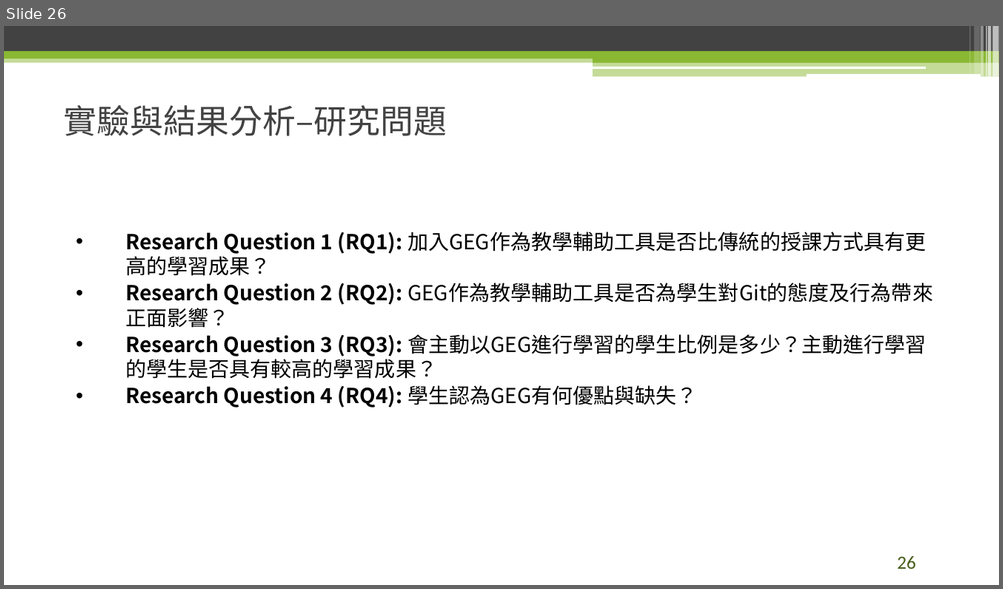
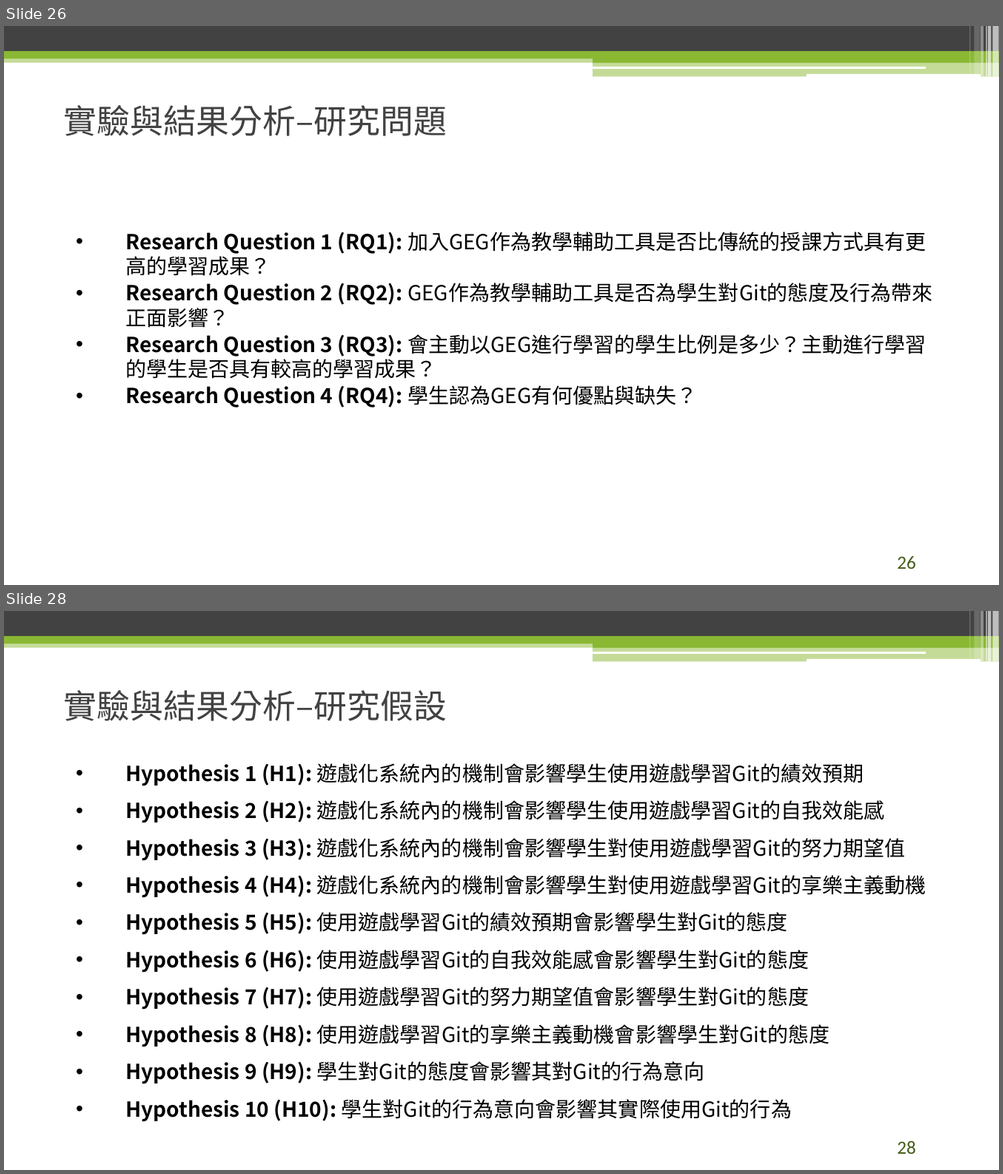
Before and after one commit to raknza/Master-Thesis, a slide deck: 論文口試.pptx. Shown one above the other, each under a label of ours: slide 26 before the commit, slides 26 and 28 after it; the slides between them are not shown. The pictures are 1003x589 and 1003x1174 pixels, drawn with LibreOffice and Linux fonts; fonts in the diff are those of the drawing; background and template pictures are left out. Boxes give left, top, right and bottom in pixels: in the first picture for what was removed or moved away, otherwise in the second. Text is boxed around its words. In the diff, an @@ line names an element or a change of style, - is before the commit and + after.

```diff
--- a/論文口試.pptx
+++ b/論文口試.pptx
@@ slide 28 added at <box>4,611,999,1170</box>, background #FFFFFF; not listed: 13 template elements that a slide beside it also shows @@
@@ text added at <box>64,690,447,721</box>, 32 pt, text #424242 @@
+實驗與結果分析–研究假設
@@ text added at <box>125,763,926,1122</box>, 20 pt, text #000000 @@
+• Hypothesis 1 (H1): 遊戲化系統內的機制會影響學生使用遊戲學習Git的績效預期
+• Hypothesis 2 (H2): 遊戲化系統內的機制會影響學生使用遊戲學習Git的自我效能感
+• Hypothesis 3 (H3): 遊戲化系統內的機制會影響學生對使用遊戲學習Git的努力期望值
+• Hypothesis 4 (H4): 遊戲化系統內的機制會影響學生對使用遊戲學習Git的享樂主義動機
+• Hypothesis 5 (H5): 使用遊戲學習Git的績效預期會影響學生對Git的態度
+• Hypothesis 6 (H6): 使用遊戲學習Git的自我效能感會影響學生對Git的態度
+• Hypothesis 7 (H7): 使用遊戲學習Git的努力期望值會影響學生對Git的態度
+• Hypothesis 8 (H8): 使用遊戲學習Git的享樂主義動機會影響學生對Git的態度
+• Hypothesis 9 (H9): 學生對Git的態度會影響其對Git的行為意向
+• Hypothesis 10 (H10): 學生對Git的行為意向會影響其實際使用Git的行為
@@ page number added at <box>896,1141,916,1154</box>, 18 pt, text #455C19 @@
+28
```
Also in this commit, not shown: 2 slides changed, 1 other slide added, 1 slide removed.
